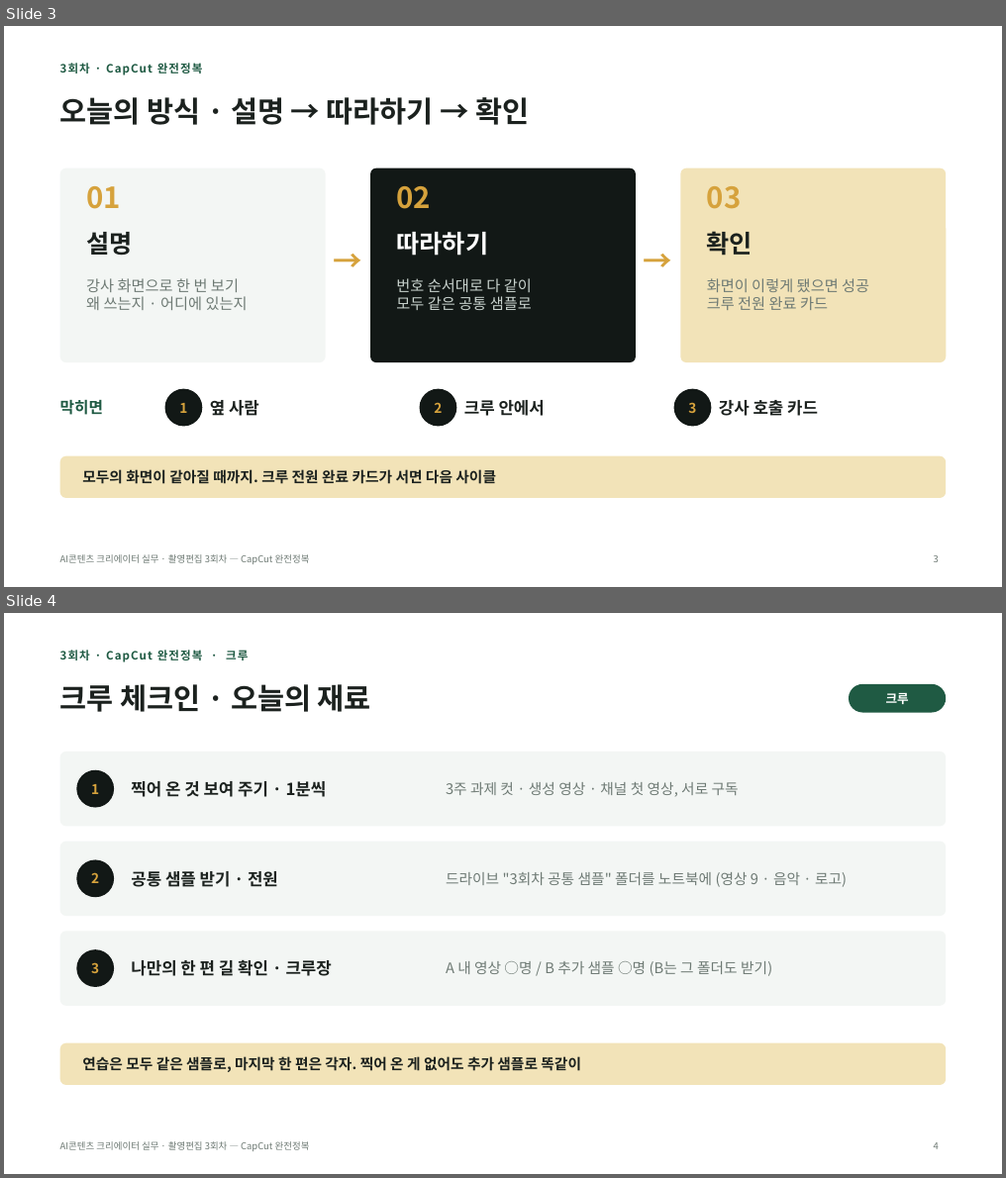
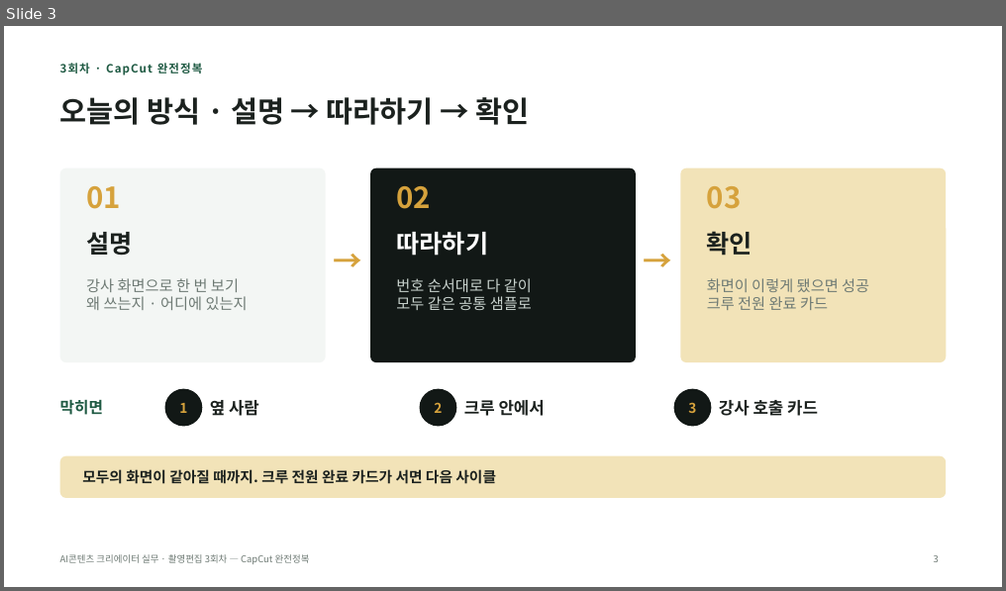
Before and after one commit to yujida/MARUBIT, a slide deck: lectures/03/3회차_CapCut완전정복_슬라이드.pptx. Shown one above the other, each under a label of ours: slides 3 and 4 before the commit, slide 3 after it. The pictures are 1006x1178 and 1006x591 pixels, drawn with LibreOffice and Linux fonts; fonts in the diff are those of the drawing. Boxes give left, top, right and bottom in pixels: in the first picture for what was removed or moved away, otherwise in the second. Text is boxed around its words. In the diff, an @@ line names an element or a change of style, - is before the commit and + after.

```diff
--- a/lectures/03/3회차_CapCut완전정복_슬라이드.pptx
+++ b/lectures/03/3회차_CapCut완전정복_슬라이드.pptx
@@ slide 4 removed at box(4, 613, 1002, 1174), background #FFFFFF; not listed: 1 template element that a slide beside it also shows @@
@@ text removed at box(60, 650, 248, 663) @@
-3회차 · CapCut 완전정복 · 크루
@@ title removed at box(60, 684, 371, 712) @@
-크루 체크인 · 오늘의 재료
@@ rounded rectangle removed at box(848, 684, 945, 713) @@
@@ text removed at box(886, 693, 909, 704) @@
-크루
@@ rounded rectangle removed at box(60, 752, 945, 827) @@
@@ ellipse removed at box(76, 770, 114, 808) @@
@@ text removed at box(91, 784, 99, 794) @@
-1
@@ text removed at box(131, 781, 327, 797) @@
-찍어 온 것 보여 주기 · 1분씩
@@ text removed at box(446, 782, 739, 796) @@
-3주 과제 컷 · 생성 영상 · 채널 첫 영상, 서로 구독
@@ rounded rectangle removed at box(60, 842, 945, 916) @@
@@ ellipse removed at box(76, 861, 114, 897) @@
@@ text removed at box(91, 872, 99, 883) @@
-2
@@ text removed at box(131, 871, 278, 887) @@
-공통 샘플 받기 · 전원
@@ text removed at box(446, 872, 846, 887) @@
-드라이브 "3회차 공통 샘플" 폴더를 노트북에 (영상 9 · 음악 · 로고)
@@ rounded rectangle removed at box(60, 931, 945, 1006) @@
@@ ellipse removed at box(76, 950, 114, 987) @@
@@ text removed at box(91, 962, 99, 973) @@
-3
@@ text removed at box(131, 960, 332, 976) @@
-나만의 한 편 길 확인 · 크루장
@@ text removed at box(446, 961, 772, 976) @@
-A 내 영상 ○명 / B 추가 샘플 ○명 (B는 그 폴더도 받기)
@@ rounded rectangle removed at box(60, 1044, 945, 1085) @@
@@ text removed at box(82, 1057, 581, 1072) @@
-연습은 모두 같은 샘플로, 마지막 한 편은 각자. 찍어 온 게 없어도 추가 샘플로 똑같이
@@ page number removed at box(934, 1143, 939, 1150) @@
-4
```
Also in this commit, not shown: 4 slides changed, 1 other file.
